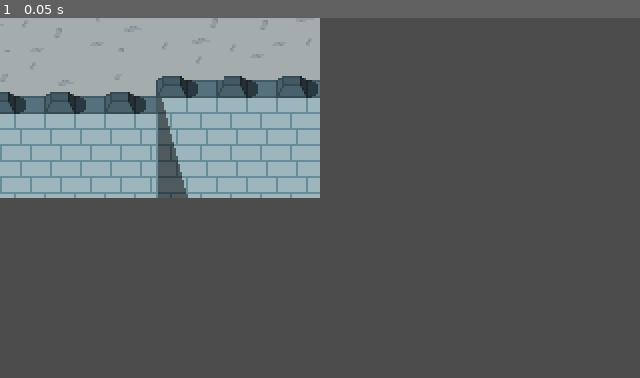
Above: before the commit, frame 1.
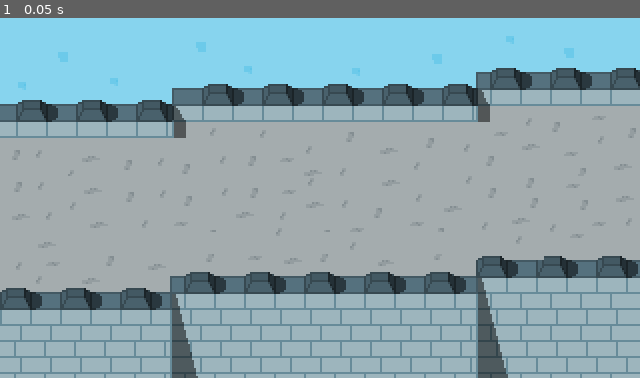
Above: after the commit, the same moment.

Repository: mlvzsd/LastOneLeft
Game: Godot game, scene res://scenes/Place.tscn
Two runs of this game, one before a commit and one after it. Both use one fixed random seed, a clock stepped at 60 frames per second and the inputs below. The project has no main scene, so this scene is started directly.
Inputs:
- Up to frame 1 (0.05 s): no input

The runs differ from the first frame. In frame 1, 87% of the frame differs, in the area x 0-100%, y 0-100%.

Commit message:
add collison to map walls

Diff:
--- a/scenes/Place.tscn
+++ b/scenes/Place.tscn
@@ -4,9 +4,21 @@
 [ext_resource path="res://art/wall.png" type="Texture" id=2]
 
 [node name="Place" type="Sprite"]
+position = Vector2( 160, 90 )
 texture = ExtResource( 1 )
 
-[node name="Wall" type="Sprite" parent="."]
-position = Vector2( 0, 43 )
+[node name="FrontWall" type="Sprite" parent="."]
+position = Vector2( 0.0799866, 43 )
 z_index = 1
 texture = ExtResource( 2 )
+
+[node name="StaticBody2D" type="StaticBody2D" parent="FrontWall"]
+
+[node name="CollisionPolygon2D" type="CollisionPolygon2D" parent="FrontWall/StaticBody2D"]
+polygon = PoolVector2Array( -159.568, 12.6159, -72.8386, 12.746, -72.7867, 4.46912, 79.9049, 4.68481, 79.963, -3.63783, 159.908, -3.50725, 79.9188, 4.68907, -159.568, 20.314 )
+
+[node name="StaticBody2D" type="StaticBody2D" parent="."]
+position = Vector2( 3.34239, -48.5762 )
+
+[node name="CollisionPolygon2D" type="CollisionPolygon2D" parent="StaticBody2D"]
+polygon = PoolVector2Array( -162.939, 18.1247, -76.8298, 18.0733, -76.838, 10.0225, 75.1385, 10.0733, 75.1371, 2.06375, 156.414, 2.17815, 156.414, -6.04814, -76.838, 10.0085 )
--- a/scenes/Player.tscn
+++ b/scenes/Player.tscn
@@ -4,7 +4,7 @@
 [ext_resource path="res://scripts/Player.gd" type="Script" id=2]
 
 [sub_resource type="RectangleShape2D" id=1]
-extents = Vector2( 4, 3 )
+extents = Vector2( 7, 3 )
 
 [sub_resource type="AtlasTexture" id=2]
 atlas = ExtResource( 1 )
@@ -20,31 +20,31 @@
 
 [sub_resource type="AtlasTexture" id=5]
 atlas = ExtResource( 1 )
-region = Rect2( 32, 32, 32, 32 )
+region = Rect2( 32, 64, 32, 32 )
 
 [sub_resource type="AtlasTexture" id=6]
 atlas = ExtResource( 1 )
-region = Rect2( 0, 32, 32, 32 )
+region = Rect2( 0, 64, 32, 32 )
 
 [sub_resource type="AtlasTexture" id=7]
 atlas = ExtResource( 1 )
-region = Rect2( 64, 32, 32, 32 )
+region = Rect2( 64, 64, 32, 32 )
 
 [sub_resource type="AtlasTexture" id=8]
 atlas = ExtResource( 1 )
-region = Rect2( 0, 0, 32, 32 )
+region = Rect2( 32, 32, 32, 32 )
 
 [sub_resource type="AtlasTexture" id=9]
 atlas = ExtResource( 1 )
-region = Rect2( 0, 64, 32, 32 )
+region = Rect2( 0, 32, 32, 32 )
 
 [sub_resource type="AtlasTexture" id=10]
 atlas = ExtResource( 1 )
-region = Rect2( 0, 32, 32, 32 )
+region = Rect2( 64, 32, 32, 32 )
 
 [sub_resource type="AtlasTexture" id=11]
 atlas = ExtResource( 1 )
-region = Rect2( 32, 64, 32, 32 )
+region = Rect2( 0, 0, 32, 32 )
 
 [sub_resource type="AtlasTexture" id=12]
 atlas = ExtResource( 1 )
@@ -52,7 +52,7 @@
 
 [sub_resource type="AtlasTexture" id=13]
 atlas = ExtResource( 1 )
-region = Rect2( 64, 64, 32, 32 )
+region = Rect2( 0, 32, 32, 32 )
 
 [sub_resource type="SpriteFrames" id=14]
 animations = [ {
@@ -63,28 +63,28 @@
 }, {
 "frames": [ SubResource( 5 ), SubResource( 6 ), SubResource( 7 ), SubResource( 6 ) ],
 "loop": true,
+"name": "walk_up",
+"speed": 12.0
+}, {
+"frames": [ SubResource( 8 ), SubResource( 9 ), SubResource( 10 ), SubResource( 9 ) ],
+"loop": true,
 "name": "walk_right",
 "speed": 12.0
 }, {
-"frames": [ SubResource( 8 ) ],
+"frames": [ SubResource( 11 ) ],
 "loop": false,
 "name": "idle_down",
 "speed": 0.0
 }, {
-"frames": [ SubResource( 9 ) ],
+"frames": [ SubResource( 12 ) ],
 "loop": false,
 "name": "idle_up",
 "speed": 0.0
 }, {
-"frames": [ SubResource( 10 ) ],
+"frames": [ SubResource( 13 ) ],
 "loop": false,
 "name": "idle_right",
 "speed": 0.0
-}, {
-"frames": [ SubResource( 11 ), SubResource( 12 ), SubResource( 13 ), SubResource( 12 ) ],
-"loop": true,
-"name": "walk_up",
-"speed": 12.0
 } ]
 
 [node name="Player" type="KinematicBody2D"]
